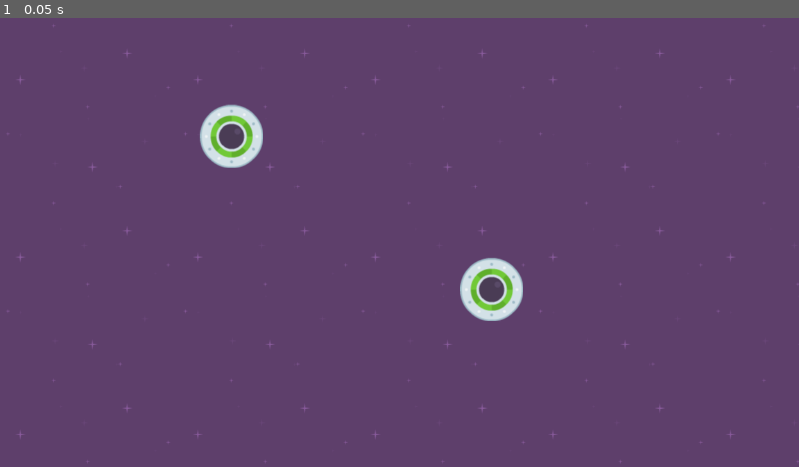
Above: before the commit, frame 1.
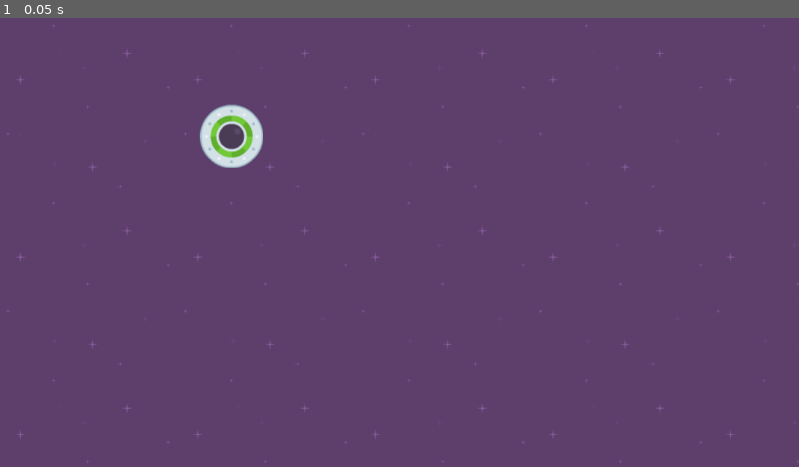
Above: after the commit, the same moment.

Repository: ty-n-42/Speedy-Saucer
Game: Godot game, scene res://levels/level_1.tscn
The game is run twice, just before and just after one commit, with the same random seed, the same clock (stepped at 60 frames per second) and the same inputs.
Inputs:
- Up to frame 1 (0.05 s): no input

The runs differ from the first frame. In frame 1, 0.8% of the frame differs, in the area x 57-66%, y 53-68%.

Commit message:
reset level to single player instance

Diff:
--- a/levels/level_1.tscn
+++ b/levels/level_1.tscn
@@ -13,6 +13,3 @@
 
 [node name="Player" parent="." instance=ExtResource("2_rkx4e")]
 position = Vector2(334, 171)
-
-[node name="Player2" parent="." instance=ExtResource("2_rkx4e")]
-position = Vector2(709, 392)
